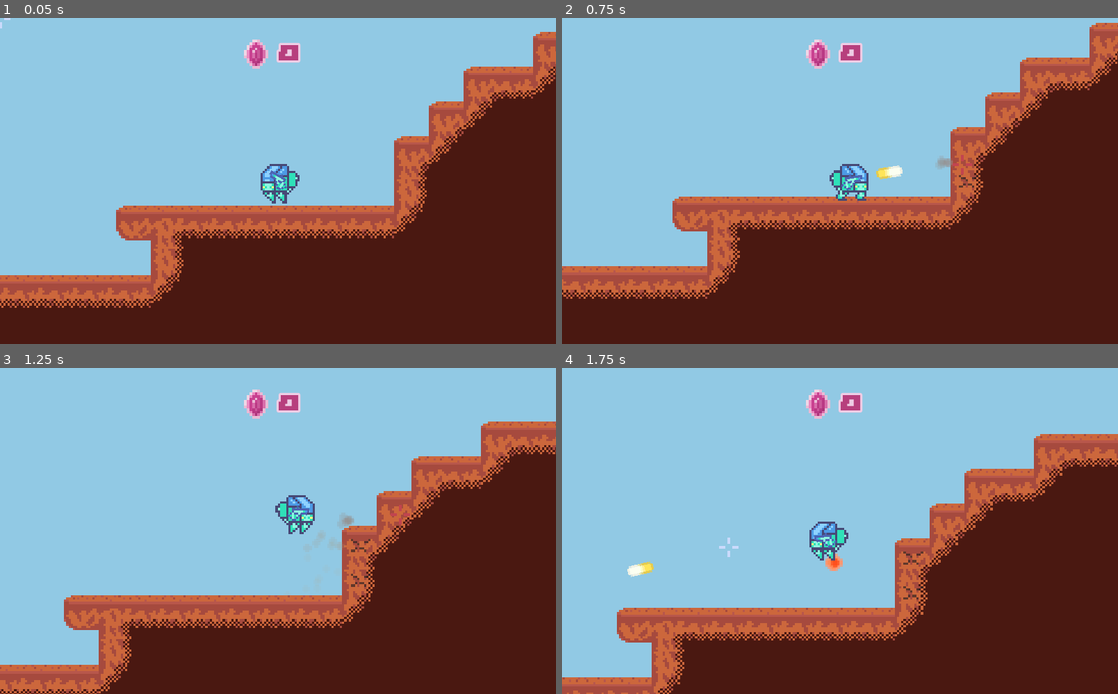
Above: before the commit, frames 1-4 (two rows, left to right).
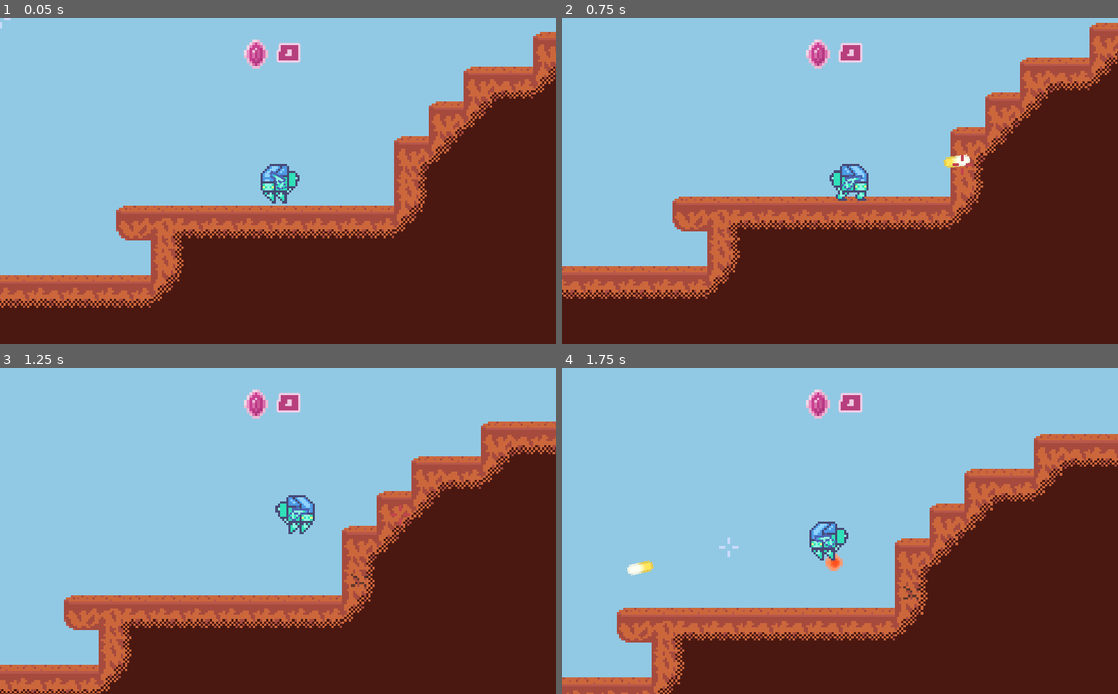
Above: after the commit, the same moments.

Repository: MichaelRRyan/Mecha-Miners
Game: Godot game, scene res://scenes/Gameplay.tscn
Same seed, same stepped clock (60 frames per second), same inputs: the game is played once before the commit and once after it.
Inputs (mouse positions are in pixels of both pictures, inside the frame that each line leads up to):
- Up to frame 1 (0.05 s): no input
- Up to frame 2 (0.75 s): tap Enter at 0.5 s; move the mouse to (962, 164) at 0.52 s; press the mouse at (962, 164) at 0.53 s; hold D (move_right) from 0.53 s (still down)
- Up to frame 3 (1.25 s): keep holding D (move_right); tap W (jump) at 0.77 s
- Up to frame 4 (1.75 s): move the mouse to (728, 547) at 1.27 s; release D (move_right) at 1.28 s; release the mouse at (728, 547) at 1.28 s; hold A (move_left) from 1.28 s (still down); click (728, 547) at 1.35 s; tap W (jump) at 1.52 s

Frame 1 is identical in both runs. In frame 2, 0.3% of the frame differs, in the area x 50-75%, y 41-53%; in frame 3, 0.2%; in frame 4, 0.1%.

Commit message:
Changed bullets to just a sprite and raycast

Diff:
--- a/scenes/Bullet.tscn
+++ b/scenes/Bullet.tscn
@@ -1,32 +1,18 @@
-[gd_scene load_steps=4 format=2]
+[gd_scene load_steps=3 format=2]
 
 [ext_resource path="res://assets/images/spritesheet.png" type="Texture" id=1]
 [ext_resource path="res://scripts/Bullet.gd" type="Script" id=2]
 
-[sub_resource type="CapsuleShape2D" id=1]
-radius = 2.5
-height = 6.0
-
-[node name="Bullet" type="KinematicBody2D"]
-collision_layer = 4
+[node name="Bullet" type="Node2D"]
 script = ExtResource( 2 )
 
 [node name="Sprite" type="Sprite" parent="."]
 position = Vector2( 0, -0.5 )
 texture = ExtResource( 1 )
+offset = Vector2( 6, 0 )
 region_enabled = true
 region_rect = Rect2( 128, 80, 16, 16 )
 
-[node name="CollisionShape2D" type="CollisionShape2D" parent="."]
-visible = false
-rotation = 1.5708
-shape = SubResource( 1 )
-
-[node name="PlayerDetector" type="Area2D" parent="."]
-visible = false
-
-[node name="CollisionShape2D" type="CollisionShape2D" parent="PlayerDetector"]
-rotation = 1.5708
-shape = SubResource( 1 )
-
-[connection signal="body_entered" from="PlayerDetector" to="." method="_on_PlayerDetector_body_entered"]
+[node name="RayCast2D" type="RayCast2D" parent="."]
+cast_to = Vector2( 10, 0 )
+collision_mask = 3
--- a/scenes/CrystalsAmount.tscn
+++ b/scenes/CrystalsAmount.tscn
@@ -22,6 +22,9 @@
 margin_right = 145.5
 margin_bottom = 78.0
 size_flags_horizontal = 2
+__meta__ = {
+"_edit_use_anchors_": false
+}
 
 [node name="TextureRect" type="TextureRect" parent="."]
 anchor_left = 0.5
--- a/scripts/Bullet.gd
+++ b/scripts/Bullet.gd
@@ -1,4 +1,4 @@
-extends KinematicBody2D
+extends Node2D
 
 onready var HitParticleScene = preload("res://scenes/BulletHitParticle.tscn")
 
@@ -11,47 +11,59 @@
 var ignore_id
 
 var velocity = Vector2.ZERO
-var start_position = Vector2.ZERO
+var start_position = null
 
 
 # -----------------------------------------------------------------------------
 func _ready():
 	velocity = Vector2(cos(rotation), sin(rotation)) * speed
+
+	if start_position:
+		$RayCast2D.global_position = start_position
+		$RayCast2D.cast_to.x = (position - start_position).length()
+		__check_for_collision()
+		$RayCast2D.position = Vector2.ZERO
+
 	start_position = position
 
 
 # -----------------------------------------------------------------------------
-func _physics_process(_delta):
-	var _result = move_and_slide(velocity)
+func _physics_process(delta):
 
-	# Loops through all/any collisions from the last movement.
-	for i in range(get_slide_count()):
+	var frame_movement = velocity * delta
+	$RayCast2D.cast_to.x = frame_movement.length()
+	__check_for_collision()
 
-		# Gets the collision info.
-		var collision = get_slide_collision(i)
+	position += frame_movement
 
-		# Checks if the colliding node is in the "terrain" group.
-		if collision.collider.is_in_group("terrain"):
+	if (start_position - position).length_squared() > max_distance * max_distance:
+		queue_free()
+
+
+# -----------------------------------------------------------------------------
+func __check_for_collision():
+	$RayCast2D.force_raycast_update()
+
+	if $RayCast2D.is_colliding():
+		var collider = $RayCast2D.get_collider()
+
+		if collider.is_in_group("terrain"):
+
+			var normal = $RayCast2D.get_collision_normal()
 
 			# Gets the terrain as a tilemap.
-			var terrain : TileMap = collision.collider
+			var terrain : TileMap = collider
 
 			# Works out the position of the tile hit.
 			var tile_pos = terrain.world_to_map(terrain.to_local(position))
 
-			tile_pos -= Vector2(round(collision.normal.x),
-								round(collision.normal.y))
+			tile_pos -= Vector2(round(normal.x), round(normal.y))
 
 			# Tells the terrain to damage that tile.
 			terrain.damage_tile(tile_pos, 1)
 
 			# Call on_impact stop looping.
 			__on_impact()
-			break;
-
-
-	if (start_position - position).length_squared() > max_distance * max_distance:
-		queue_free()
 
 
 # -----------------------------------------------------------------------------
--- a/scripts/BulletManager.gd
+++ b/scripts/BulletManager.gd
@@ -6,11 +6,11 @@
 
 
 # -----------------------------------------------------------------------------
-remote func create_bullet(_position, _rotation, _z_index, _name = null):
+remote func create_bullet(_position, _rotation, _z_index, root_position, _name = null):
 	var bullet = BulletScene.instance()
 
-	var unit_direction = Vector2(cos(_rotation), sin(_rotation)).normalized()
-	bullet.position = _position + unit_direction * bullet.width
+	bullet.position = _position
+	bullet.start_position = root_position
 	bullet.rotation = _rotation
 	bullet.z_index = _z_index
 
--- a/scripts/Gun.gd
+++ b/scripts/Gun.gd
@@ -1,6 +1,7 @@
 extends Sprite
 
 export var cooldown = 0.15
+export var automatic = false
 var bullet_manager = null
 
 
@@ -12,6 +13,25 @@
 
 
 # -----------------------------------------------------------------------------
+func _process(delta):
+
+	var origin = global_position - position
+	var direction_to_mouse = (get_global_mouse_position() - origin).normalized()
+	var angle = atan2(direction_to_mouse.y, direction_to_mouse.x)
+
+	var flip = direction_to_mouse.x < 0.0
+	var dir_sign = sign(direction_to_mouse.x)
+	if dir_sign == 0.0: dir_sign = 1
+	scale.x = dir_sign
+	position.x = abs(position.x) * -dir_sign
+	rotation = angle - (deg2rad(180.0) if flip else 0.0)
+
+	if (automatic and Input.is_action_pressed("shoot")
+		or Input.is_action_just_pressed("shoot")):
+			shoot()
+
+
+# -----------------------------------------------------------------------------
 func shoot():
 	# If there's a reference to a bullet manager and cooldown has expired.
 	if bullet_manager and $CooldownTimer.is_stopped():
@@ -19,7 +39,8 @@
 		bullet_manager.create_bullet(
 			$Tip.global_position,
 			$Tip.global_rotation,
-			z_index - 1)
+			z_index - 1,
+			global_position)
 
 		$CooldownTimer.start(cooldown)
 
--- a/scripts/Player.gd
+++ b/scripts/Player.gd
@@ -115,7 +115,7 @@
 	# Move by the velocity.
 	velocity = move_and_slide(velocity, Vector2.UP)
 
-	__handle_interacton()
+	#__handle_interacton()
 	__handle_network_syncing()
 
 
@@ -193,7 +193,7 @@
 
 # -----------------------------------------------------------------------------
 func __handle_interacton():
-	var direction_to_mouse = (get_global_mouse_position() - position).normalized()
+	var direction_to_mouse = (get_global_mouse_position() - global_position).normalized()
 	var angle = atan2(direction_to_mouse.y, direction_to_mouse.x)
 
 	var flip = direction_to_mouse.x < 0.0
@@ -300,7 +300,7 @@
 		var container = containers[0]
 		var particle = LandingParticleScene.instance()
 		container.add_child(particle)
-		particle.position = $Feet.global_position# + velocity.normalized() * 5.0
+		particle.position = $Feet.global_position
 		var impact_direction = Vector3.DOWN
 		particle.process_material.direction = impact_direction
 
